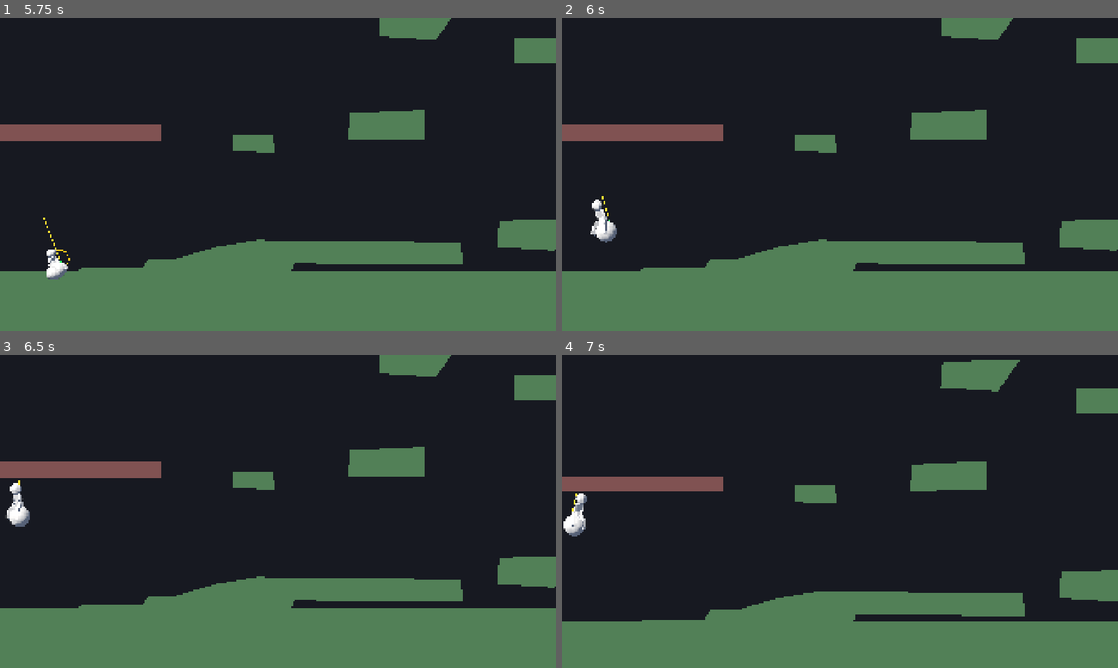
Above: before the commit, frames 1-4 (two rows, left to right).
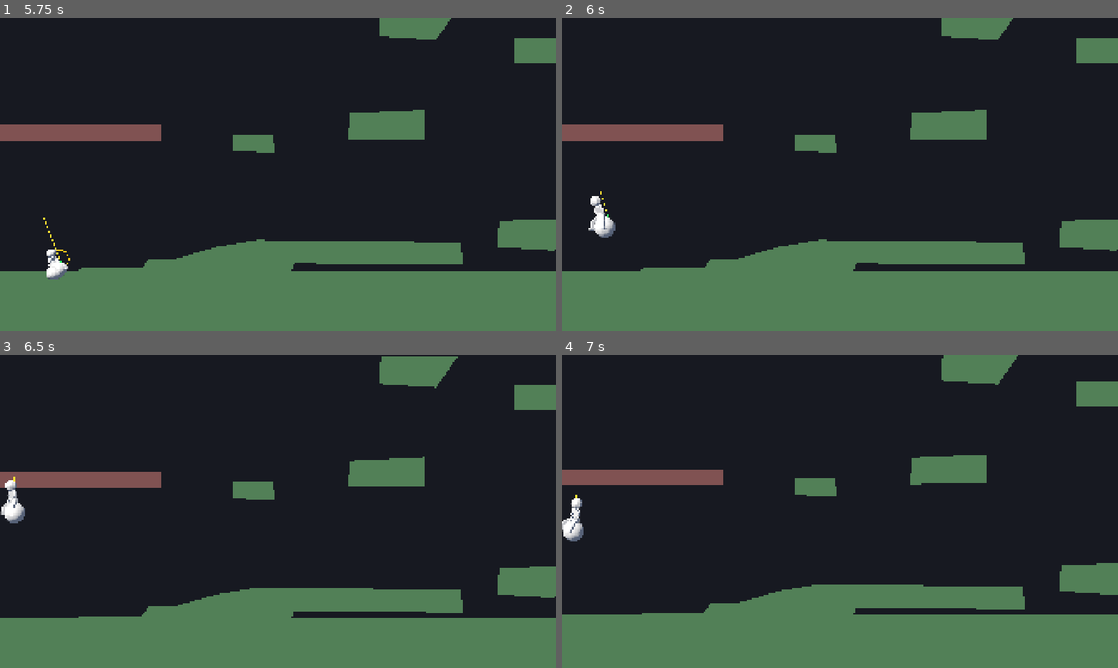
Above: after the commit, the same moments.

Repository: yosiken/poppin_1
Game: Godot game, scene res://scenes/Main.tscn
Same seed, same stepped clock (60 frames per second), same inputs: the game is played once before the commit and once after it.
Inputs (mouse positions are in pixels of both pictures, inside the frame that each line leads up to):
- Up to frame 1 (5.75 s): tap Enter at 0.5 s; move the mouse to (400, 158) at 0.52 s; hold Right (pogo_right) 0.53-1.25 s; hold Space (pogo_charge) 0.53-1.25 s; click (400, 158) at 0.67 s; drag from (166, 190) to (250, 237) at 1.27 s; tap R (pogo_retry) at 2, 2.75, 4.25 s; move the mouse to (333, 105) at 2.02 s; hold Right (pogo_right) 2.03-2.75 s; tap Keypad Enter at 2.1 s; drag from (250, 237) to (111, 127) at 2.77 s; move the mouse to (444, 221) at 3.52 s; hold Left (pogo_left) 3.53-4.25 s; tap 9 at 3.6 s; drag from (111, 127) to (194, 96) at 4.27 s; move the mouse to (305, 174) at 5.02 s; hold Left (pogo_left) from 5.03 s (still down); hold Space (pogo_charge) from 5.03 s (still down); click (305, 174) at 5.17 s
- Up to frame 2 (6 s): release Left (pogo_left) at 5.75 s; release Space (pogo_charge) at 5.75 s; drag from (756, 96) to (728, 190) at 5.77 s
- Up to frame 3 (6.5 s): no input
- Up to frame 4 (7 s): move the mouse to (962, 495) at 6.52 s; hold Right (pogo_right) from 6.53 s (still down); tap Keypad Enter at 6.6 s

Frame 1 is identical in both runs. In frame 2, 0.4% of the frame differs, in the area x 4-10%, y 55-72%; in frame 3, 9.8%, in the area x 0-100%, y 0-84%; in frame 4, 7.2%.

Commit message:
チャージ倍率を地形反射(restitution)にも掛ける
「速度を稼いでからチャージすると高く飛べる」を成立させるための変更。

これまでチャージ倍率は bounce_add にしか掛かっておらず、
restitution 0.18 が常に進入速度の 82% を捨てるため、
落差を作ってから溜めても見返りがほとんど無かった。
実測では、すっぴんで跳ねるほど到達高度が下がっていた
（0回 259px → 2回 227px → 3回 81px）。

charge_restitution_mult (既定 1.7) を追加し、
チャージ量に応じて restitution にも倍率を掛ける。
1.0 にすれば従来の挙動に戻せるので、F1 のチューナーで比較できる。

チャージ無しの挙動は一切変わらない。

実測（落差を変えてフルチャージ）:
  倍率1.0  落差400px → 高度 296px / 落差900px → 高度 363px
  倍率1.7  落差400px → 高度 378px / 落差900px → 高度 511px

仕様書 v0.2 の「BOUNCE_ADD と RESTITUTION を最大 1.5倍」に沿った実装。

Co-Authored-By: Claude Opus 5 <noreply@anthropic.com>

Diff:
--- a/scripts/pogo_player.gd
+++ b/scripts/pogo_player.gd
@@ -245,16 +245,22 @@
 	#    接地した瞬間の速度を使う
 	var v_in := _pin_impact_velocity if _charge_pinned else velocity
 	_charge_pinned = false
-	var reflected := v_in.bounce(normal) * _s("restitution")
+
+	# チャージは最低跳躍量だけでなく地形反射にも掛ける。
+	# 反射にも掛けないと進入速度の 82% が常に捨てられ、
+	# 「速度を稼いでからチャージ」が報われない
+	var c := _consume_charge()
+	var mult := lerpf(1.0, _s("charge_mult"), c)
+	var rest_mult := lerpf(1.0, _s("charge_restitution_mult"), c)
+	if super_jump_unlocked and c >= 0.999 and _super_cd <= 0.0:
+		mult = _s("super_mult")
+		rest_mult = _s("super_mult")
+		_super_cd = _s("super_cooldown")
+
+	var reflected := v_in.bounce(normal) * _s("restitution") * rest_mult
 	var dir := UP.rotated(deg_to_rad(tilt_deg))
 	var authority := _s("pogo_authority")
 	var out := reflected.lerp(dir * reflected.length(), authority)
-
-	var c := _consume_charge()
-	var mult := lerpf(1.0, _s("charge_mult"), c)
-	if super_jump_unlocked and c >= 0.999 and _super_cd <= 0.0:
-		mult = _s("super_mult")
-		_super_cd = _s("super_cooldown")
 
 	# 最低跳躍量は法線と射出方向のブレンド方向へ入れる。純粋な法線方向（＝平地では真上）だと
 	# 傾けるほど水平成分が増えても垂直ゲタが変わらず、飛距離が傾き角にほとんど反応しなくなる
--- a/scripts/pogo_stats.gd
+++ b/scripts/pogo_stats.gd
@@ -15,7 +15,8 @@
 	"bounce":    ["restitution", "bounce_add", "bounce_add_authority", "pogo_authority",
 				  "max_bounce_speed"],
 	"tilt":      ["tilt_speed", "stabilize_rate", "tilt_limit"],
-	"charge":    ["charge_time", "charge_hold_time", "charge_mult", "super_mult", "super_cooldown"],
+	"charge":    ["charge_time", "charge_hold_time", "charge_mult",
+				  "charge_restitution_mult", "super_mult", "super_cooldown"],
 	"air":       ["gravity", "terminal_velocity", "air_drag",
 				  "air_control", "air_control_max_speed"],
 	"assist":    ["input_buffer_time", "landing_snap_angle", "landing_snap_hold_time",
@@ -54,8 +55,13 @@
 @export_range(0.05, 3.0, 0.05) var charge_time := 0.6
 ## チャージ中にその場で留まれる時間 (秒)。charge_time より短いと満タン前に強制発射される
 @export_range(0.05, 3.0, 0.05) var charge_hold_time := 1.0
-## 満タン時の反発倍率
+## 満タン時の最低跳躍量(bounce_add)の倍率
 @export_range(1.0, 3.0, 0.05) var charge_mult := 1.5
+## 満タン時の地形反射(restitution)の倍率。
+## 1.0 にすると従来どおり bounce_add にしかチャージが効かず、
+## 進入速度を溜めてからチャージしても高く飛べない。
+## 1.0 より大きくすると「速度を稼いでから溜める」が報われるようになる
+@export_range(1.0, 3.0, 0.05) var charge_restitution_mult := 1.7
 ## スーパージャンプ倍率（スキル解放時のみ有効）
 @export_range(1.0, 4.0, 0.05) var super_mult := 1.8
 ## スーパージャンプのクールタイム (秒)
